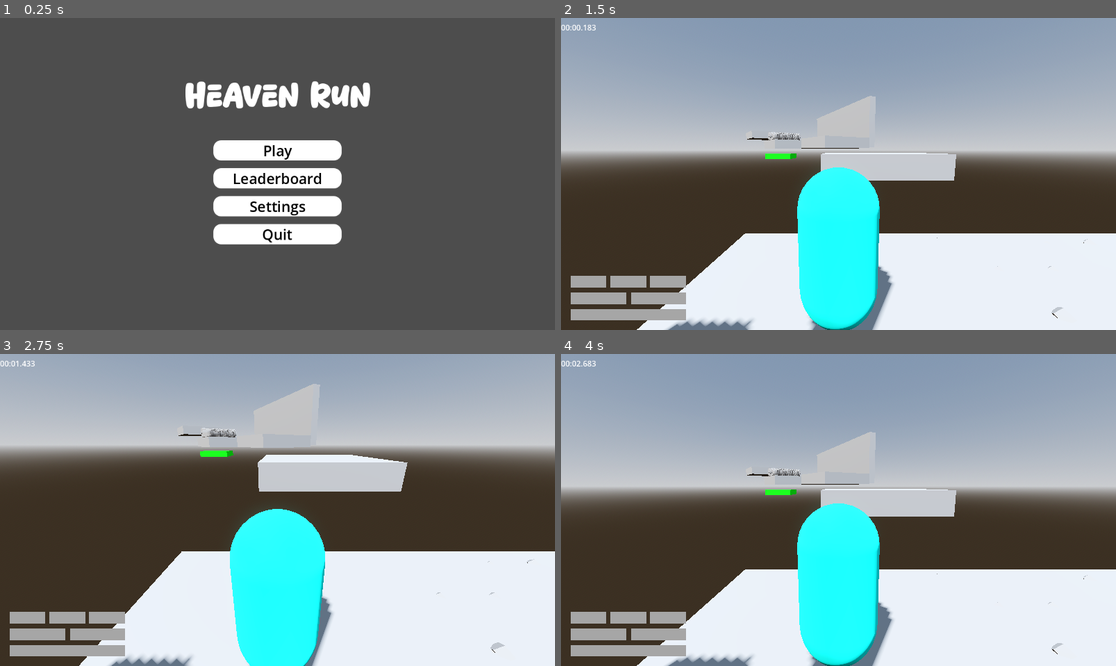
Above: before the commit, frames 1-4 (two rows, left to right).
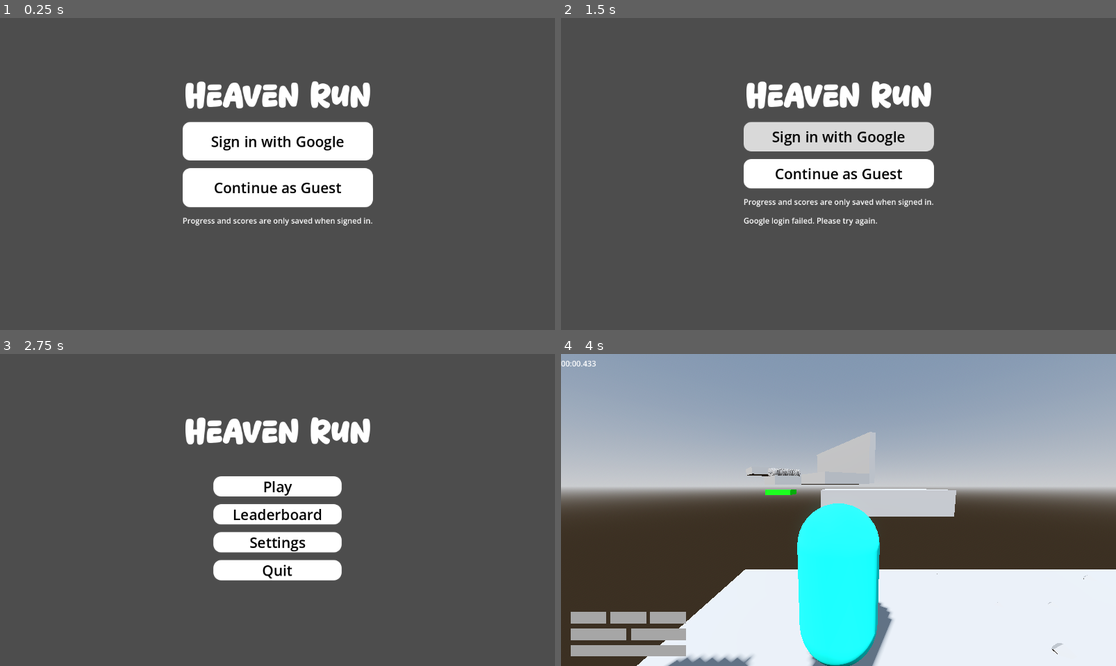
Above: after the commit, the same moments.

Repository: jpvds1/DDJD
Game: Godot game, scene res://scenes/game_controller.tscn
Two runs of this game, one before a commit and one after it. Both use one fixed random seed, a clock stepped at 60 frames per second and the inputs below. The engine's default icon, where the game draws it, is replaced by a stand-in: a white triangle on a blue panel in a dark square.
Inputs (mouse positions are in pixels of both pictures, inside the frame that each line leads up to):
- Up to frame 1 (0.25 s): no input
- Up to frame 2 (1.5 s): click (838, 142) at 0.5 s, where only the run after the commit has a clickable "Sign in with Google"; click (838, 139) at 1.25 s, where only the run before the commit has a clickable "LEVEL 1"
- Up to frame 3 (2.75 s): click (277, 510) at 2 s, where only the run after the commit has a clickable "Continue as Guest"
- Up to frame 4 (4 s): click (838, 485) at 2.75 s, where only the run after the commit has a clickable "Play"; click (838, 475) at 3.5 s, where only the run after the commit has a clickable "LEVEL 1"

The runs differ from the first frame. In frame 1, 8.2% of the frame differs, in the area x 32-68%, y 33-73%; in frame 2, 97%; in frame 3, 97%, in the area x 0-100%, y 0-100%; in frame 4, less than 0.1%.

Commit message:
feat: landing screen

Diff:
--- /dev/null
+++ b/platformer-game/scenes/ui/landing_screen.tscn
@@ -0,0 +1,105 @@
+[gd_scene format=3 uid="uid://b0qji6t8d1xw2"]
+
+[ext_resource type="FontFile" uid="uid://blkcblbl8pyc1" path="res://assets/fonts/titles.ttf" id="1_pmrof"]
+[ext_resource type="Script" uid="uid://c711v17povmuw" path="res://scripts/ui/landing_screen.gd" id="1_sgdws"]
+
+[sub_resource type="StyleBoxFlat" id="StyleBoxFlat_sgdws"]
+bg_color = Color(1, 1, 1, 1)
+corner_radius_top_left = 16
+corner_radius_top_right = 16
+corner_radius_bottom_right = 16
+corner_radius_bottom_left = 16
+shadow_color = Color(0.32915837, 0.3291584, 0.3291584, 0.6)
+shadow_size = 5
+
+[sub_resource type="StyleBoxFlat" id="StyleBoxFlat_sj22n"]
+bg_color = Color(0.66656864, 0.6665687, 0.66656864, 1)
+corner_radius_top_left = 16
+corner_radius_top_right = 16
+corner_radius_bottom_right = 16
+corner_radius_bottom_left = 16
+shadow_color = Color(0.32915837, 0.3291584, 0.3291584, 0.6)
+shadow_size = 5
+
+[sub_resource type="StyleBoxFlat" id="StyleBoxFlat_8bdw3"]
+bg_color = Color(0.851769, 0.8517689, 0.85176885, 1)
+corner_radius_top_left = 16
+corner_radius_top_right = 16
+corner_radius_bottom_right = 16
+corner_radius_bottom_left = 16
+shadow_color = Color(0.32915837, 0.3291584, 0.3291584, 0.6)
+shadow_size = 5
+
+[sub_resource type="StyleBoxEmpty" id="StyleBoxEmpty_4da68"]
+
+[node name="LandingScreen" type="Control" unique_id=373097629]
+layout_mode = 3
+anchors_preset = 15
+anchor_right = 1.0
+anchor_bottom = 1.0
+grow_horizontal = 2
+grow_vertical = 2
+script = ExtResource("1_sgdws")
+
+[node name="Label" type="Label" parent="." unique_id=369590129]
+layout_mode = 0
+offset_left = 382.5
+offset_top = 123.0
+offset_right = 769.5
+offset_bottom = 196.0
+theme_override_fonts/font = ExtResource("1_pmrof")
+theme_override_font_sizes/font_size = 64
+text = "Heaven Run"
+horizontal_alignment = 1
+vertical_alignment = 1
+
+[node name="VBoxContainer2" type="VBoxContainer" parent="." unique_id=876511922]
+layout_mode = 1
+anchors_preset = 8
+anchor_left = 0.5
+anchor_top = 0.5
+anchor_right = 0.5
+anchor_bottom = 0.5
+offset_left = -197.5
+offset_top = -108.0
+offset_right = 197.5
+offset_bottom = 108.0
+grow_horizontal = 2
+grow_vertical = 2
+size_flags_vertical = 0
+theme_override_constants/separation = 16
+
+[node name="Google" type="Button" parent="VBoxContainer2" unique_id=79161987]
+layout_mode = 2
+size_flags_vertical = 3
+theme_override_colors/font_color = Color(0, 0, 0, 1)
+theme_override_colors/font_focus_color = Color(0, 0, 0, 1)
+theme_override_colors/font_pressed_color = Color(0, 0, 0, 1)
+theme_override_colors/font_hover_color = Color(0, 0, 0, 1)
+theme_override_font_sizes/font_size = 30
+theme_override_styles/normal = SubResource("StyleBoxFlat_sgdws")
+theme_override_styles/pressed = SubResource("StyleBoxFlat_sj22n")
+theme_override_styles/hover = SubResource("StyleBoxFlat_8bdw3")
+theme_override_styles/focus = SubResource("StyleBoxEmpty_4da68")
+text = "Sign in with Google"
+
+[node name="Guest" type="Button" parent="VBoxContainer2" unique_id=1724015247]
+layout_mode = 2
+size_flags_vertical = 3
+theme_override_colors/font_color = Color(0, 0, 0, 1)
+theme_override_colors/font_focus_color = Color(0, 0, 0, 1)
+theme_override_colors/font_pressed_color = Color(0, 0, 0, 1)
+theme_override_colors/font_hover_color = Color(0, 0, 0, 1)
+theme_override_font_sizes/font_size = 30
+theme_override_styles/normal = SubResource("StyleBoxFlat_sgdws")
+theme_override_styles/pressed = SubResource("StyleBoxFlat_sj22n")
+theme_override_styles/hover = SubResource("StyleBoxFlat_8bdw3")
+theme_override_styles/focus = SubResource("StyleBoxEmpty_4da68")
+text = "Continue as Guest"
+
+[node name="Disclaimer" type="Label" parent="VBoxContainer2" unique_id=1016234500]
+layout_mode = 2
+text = "Progress and scores are only saved when signed in."
+
+[node name="Error" type="Label" parent="VBoxContainer2" unique_id=2105279771]
+layout_mode = 2
--- a/platformer-game/scripts/game_controller.gd
+++ b/platformer-game/scripts/game_controller.gd
@@ -11,7 +11,7 @@
 
 func _ready() -> void:
 	Global.game_controller = self
-	Global.game_controller.change_GUI_scene("res://scenes/ui/main_menu.tscn")
+	Global.game_controller.change_GUI_scene("res://scenes/ui/landing_screen.tscn")
 
 func change_GUI_scene(scene_path: String, delete: bool = true, keep_running: bool = false, delete_previous: bool = true) -> void:
 	if current_gui_scene != null:
--- /dev/null
+++ b/platformer-game/scripts/ui/landing_screen.gd
@@ -0,0 +1,41 @@
+extends Control
+
+@onready var google_button: Button = $VBoxContainer2/Google
+@onready var guest_button: Button = $VBoxContainer2/Guest
+@onready var error_label: Label = $VBoxContainer2/Error
+@onready var landing_screen: Control = $"."
+
+func _ready() -> void:
+	error_label.visible = false
+	google_button.pressed.connect(_on_google_pressed)
+	guest_button.pressed.connect(_on_guest_pressed)
+
+	_check_initial_auth.call_deferred()
+
+func _check_initial_auth() -> void:
+	if Supabase.is_logged_in():
+		_go_to_main_menu()
+
+func _on_google_pressed() -> void:
+	_set_loading(true)
+	await Supabase.sign_in_with_google()
+	_set_loading(false)
+
+	if Supabase.is_logged_in():
+		_go_to_main_menu()
+	else:
+		_show_error("Google login failed. Please try again.")
+
+func _on_guest_pressed() -> void:
+	_go_to_main_menu()
+
+func _go_to_main_menu() -> void:
+	Global.game_controller.change_GUI_scene("res://scenes/ui/main_menu.tscn")
+
+func _show_error(text: String) -> void:
+	error_label.text = text
+	error_label.visible = true
+
+func _set_loading(loading: bool) -> void:
+	google_button.disabled = loading
+	guest_button.disabled = loading
--- a/platformer-game/scripts/ui/main_menu.gd
+++ b/platformer-game/scripts/ui/main_menu.gd
@@ -1,25 +1,10 @@
 extends Control
 
 func _ready() -> void:
-	Supabase.auth_changed.connect(_on_auth_changed)
-	_on_auth_changed(Supabase.current_user)
-
-func _on_auth_changed(user) -> void:
-	if has_node("VBoxContainer2/Login"):
-		$VBoxContainer2/Login.text = "Logout" if user else "Login / Register"
+	pass
 
 func _on_play_pressed() -> void:
 	Global.game_controller.change_GUI_scene("res://scenes/ui/levels_menu.tscn")
-
-func _on_tutorial_pressed() -> void:
-	Global.game_controller.change_3D_scene("res://scenes/levels/tutorial.tscn")
-
-func _on_login_pressed() -> void:
-	if Supabase.is_logged_in():
-		await Supabase.sign_out()
-	else:
-		var auth = preload("res://scenes/ui/auth_menu.tscn").instantiate()
-		add_child(auth)
 
 func _on_leaderboard_pressed() -> void:
 	var lb = preload("res://scenes/ui/leaderboard_menu.tscn").instantiate()
Not shown, added: platformer-game/scripts/ui/landing_screen.gd.uid
